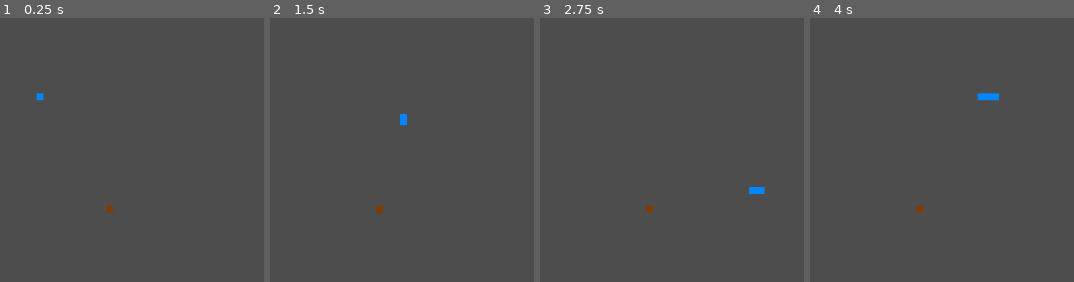
Above: before the commit, frames 1-4 (left to right).
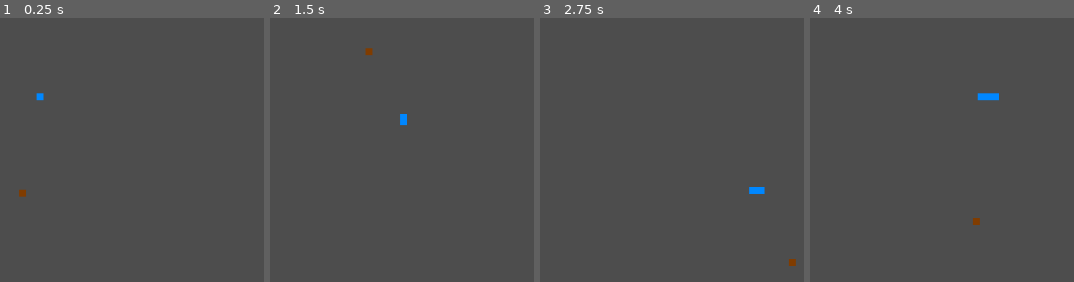
Above: after the commit, the same moments.

Repository: TDDavid/snake_the_game
Game: Godot game, scene res://SnakeGame.tscn
Two runs of this game, one before a commit and one after it. Both use one fixed random seed, a clock stepped at 60 frames per second and the inputs below.
Inputs:
- Up to frame 1 (0.25 s): no input
- Up to frame 2 (1.5 s): tap Enter (ui_accept) at 0.5, 0.77, 1.25 s; hold Right (ui_right) 0.53-1.28 s; hold Down (ui_down) from 1.28 s (still down)
- Up to frame 3 (2.75 s): tap Enter (ui_accept) at 1.52, 2 s; release Down (ui_down) at 2.03 s; hold Right (ui_right) from 2.03 s (still down)
- Up to frame 4 (4 s): tap Enter (ui_accept) at 2.75, 3.02, 3.77 s; release Right (ui_right) at 2.78 s; hold Up (ui_up) 2.78-3.53 s; hold Left (ui_left) from 3.53 s (still down)

The runs differ from the first frame. In frame 1, 0.2% of the frame differs, in the area x 7-43%, y 65-74%; in frame 2, 0.2%, in the area x 35-43%, y 11-74%; in frame 3, 0.2%; in frame 4, 0.2%.

Commit message:
Move the food when eaten.

Diff:
--- a/SnakeBody.gd
+++ b/SnakeBody.gd
@@ -3,6 +3,8 @@
 var SnakeBodyPart = preload("res://SnakeBodyPart.tscn")
 var tail_segments = []
 var viewport_rect = Vector2()
+
+signal food_eaten
 
 func is_position_inside_window(new_position: Vector2) -> bool:
 	return new_position.x >= 0 and new_position.y >= 0 and \
@@ -49,12 +51,15 @@
 		var newTailSegment = SnakeBodyPart.instantiate()
 
 		var size = $Sprite2D.get_rect().size
-		size = Vector2(500, 500)
+		size = Vector2(60, 60)
+
 		if !tail_segments.is_empty():
 			var lastSegment = tail_segments.back()
 			newTailSegment.position = lastSegment.position + size
 		else:
 			newTailSegment.position = position + size
 
+		food_eaten.emit()
+
 		tail_segments.append(newTailSegment)
 		call_deferred("add_sibling", newTailSegment)
--- a/SnakeGame.gd
+++ b/SnakeGame.gd
@@ -9,24 +9,23 @@
 
 var snake_speed = 200
 
-func spawn_food():
+func move_food():
 	var food_x = randi_range(100, 500)
 	var food_y = randi_range(100, 500)
 	foodInstance.position = Vector2(food_x, food_y)
 
 # Called when the node enters the scene tree for the first time.
 func _ready():
-	#foodInstance.area_entered.connect(consume_food)
+	snakeBodyInstance.food_eaten.connect(consume_food)
 
-	spawn_food()
+	move_food()
 	add_child(foodInstance)
 
 	snakeBodyInstance.position = Vector2(150, 222)
 	add_child(snakeBodyInstance)
 
 func consume_food():
-	remove_child(foodInstance)
-	spawn_food()
+	move_food()
 
 # Called every frame. 'delta' is the elapsed time since the previous frame.
 func _process(delta):
@@ -36,8 +35,8 @@
 
 func handle_input():
 	movement_direction = Input.get_vector("ui_left", "ui_right", "ui_up", "ui_down")
+	movement_direction = movement_direction.normalized()
 
-	movement_direction = movement_direction.normalized()
 
 	if Input.is_action_just_pressed("ui_accept"):
 		foodInstance.print_tree_pretty()
